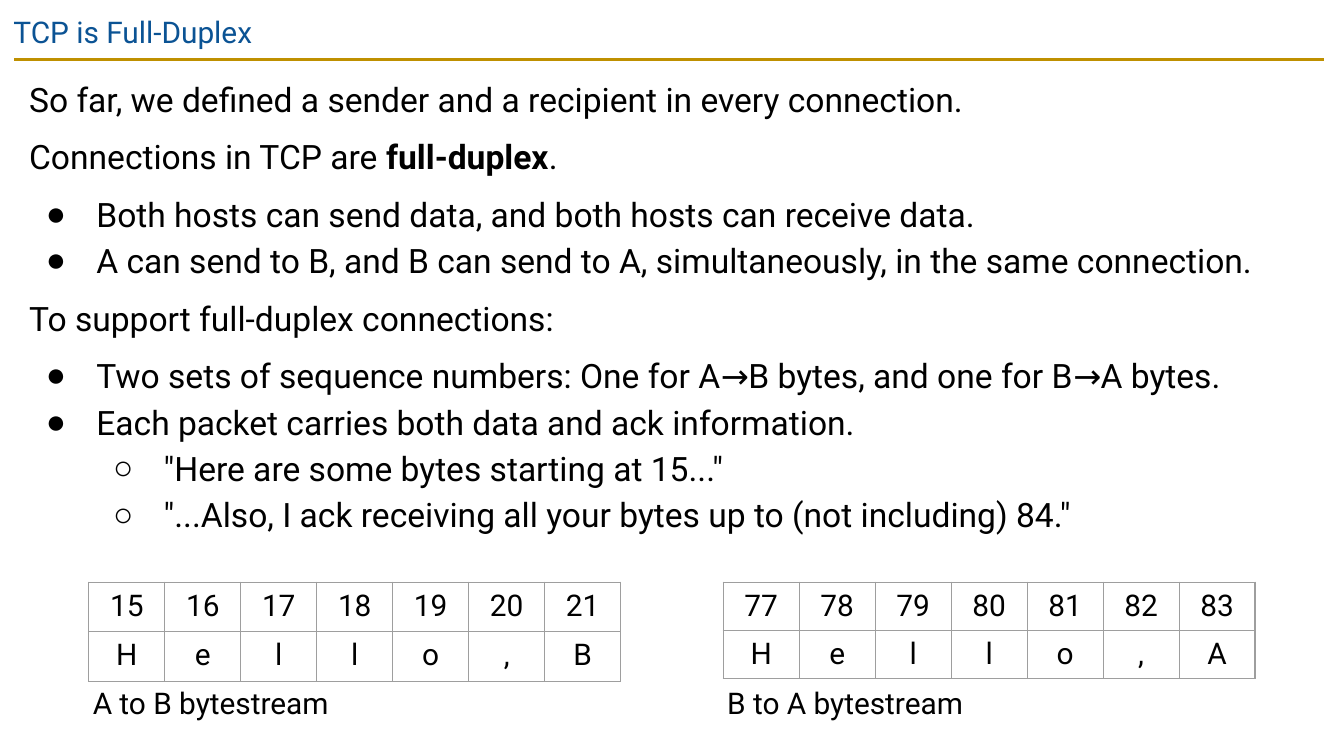
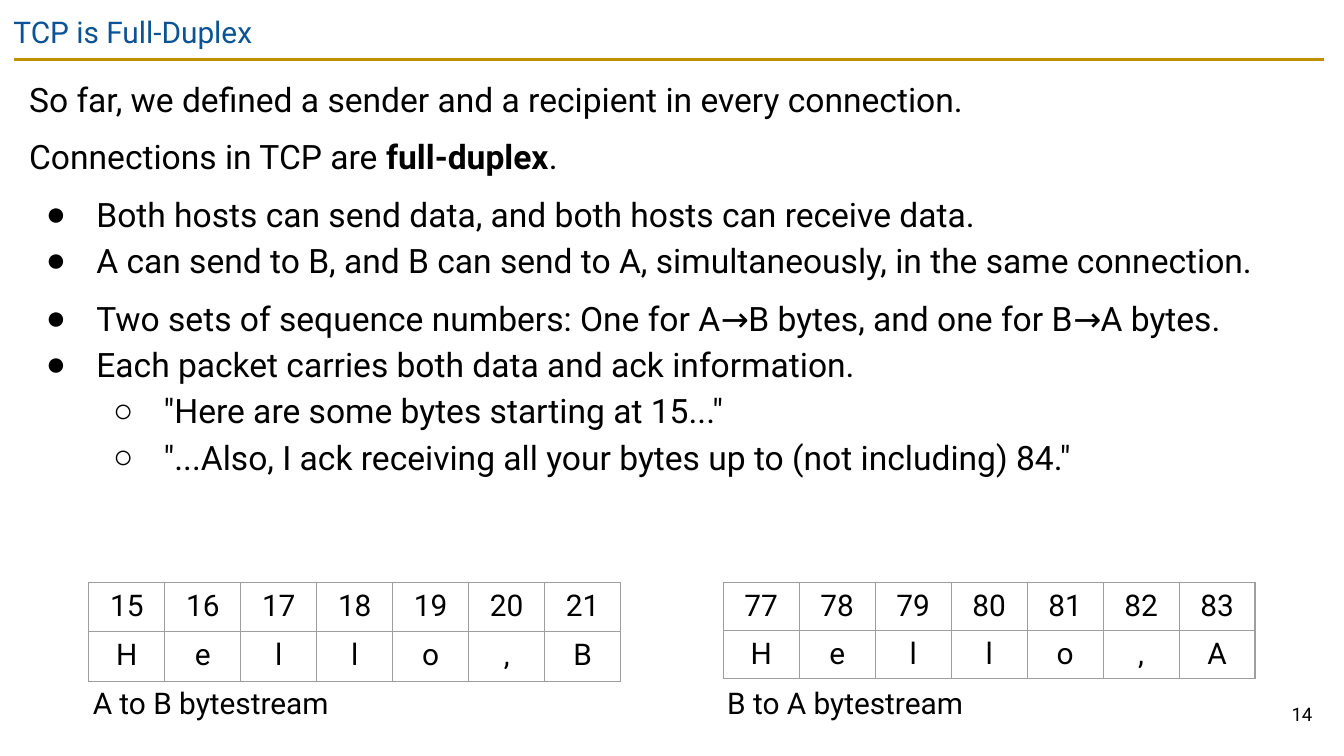
Before and after one commit to guhofstra/CSC175Sp26, a slide deck: slide 14 of PPTs/Lecture 11 - TCP Implementation.pptx. Drawn at 1344x756 pixels with LibreOffice and Linux fonts; fonts in the diff are those of the drawing. Boxes give left, top, right and bottom in pixels: in the first picture for what was removed or moved away, otherwise in the second. Text is boxed around its words. In the diff, an @@ line names an element or a change of style, - is before the commit and + after.

```diff
--- a/PPTs/Lecture 11 - TCP Implementation.pptx
+++ b/PPTs/Lecture 11 - TCP Implementation.pptx
@@ text at [29, 305, 553, 338]: paragraph removed @@
-To support full-duplex connections:
@@ page number added at [1292, 707, 1313, 721], 10 pt, text #000000 @@
+14
```
Also in this commit, not shown: 29 other slides changed, 18 slides removed, 30 other files.
